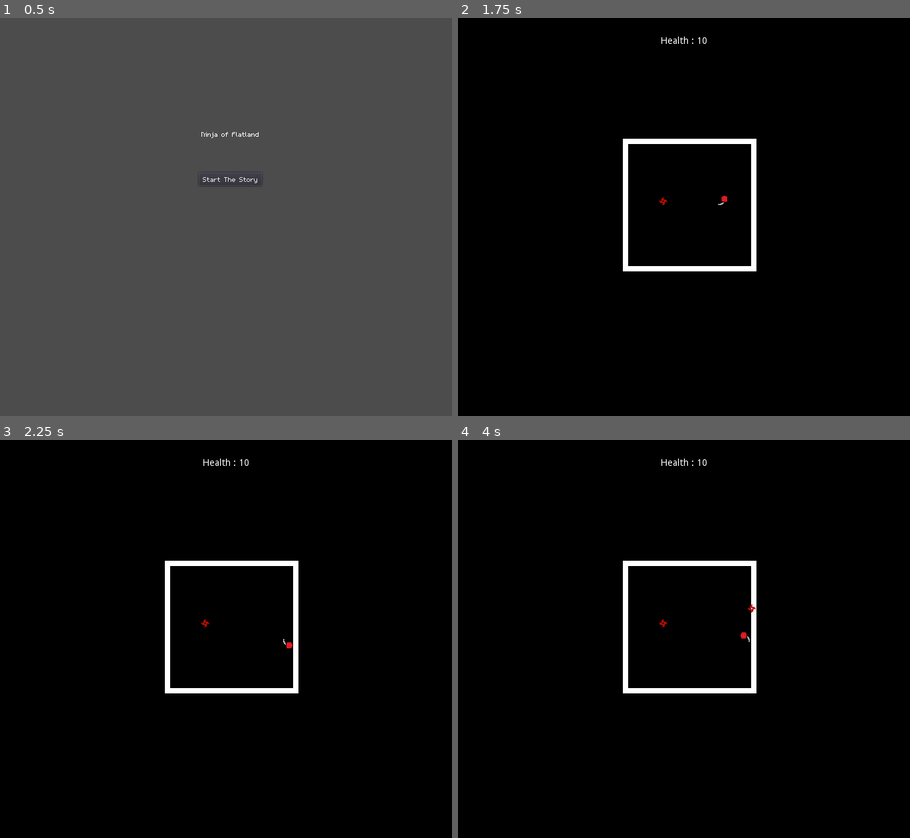
Above: before the commit, frames 1-4 (two rows, left to right).
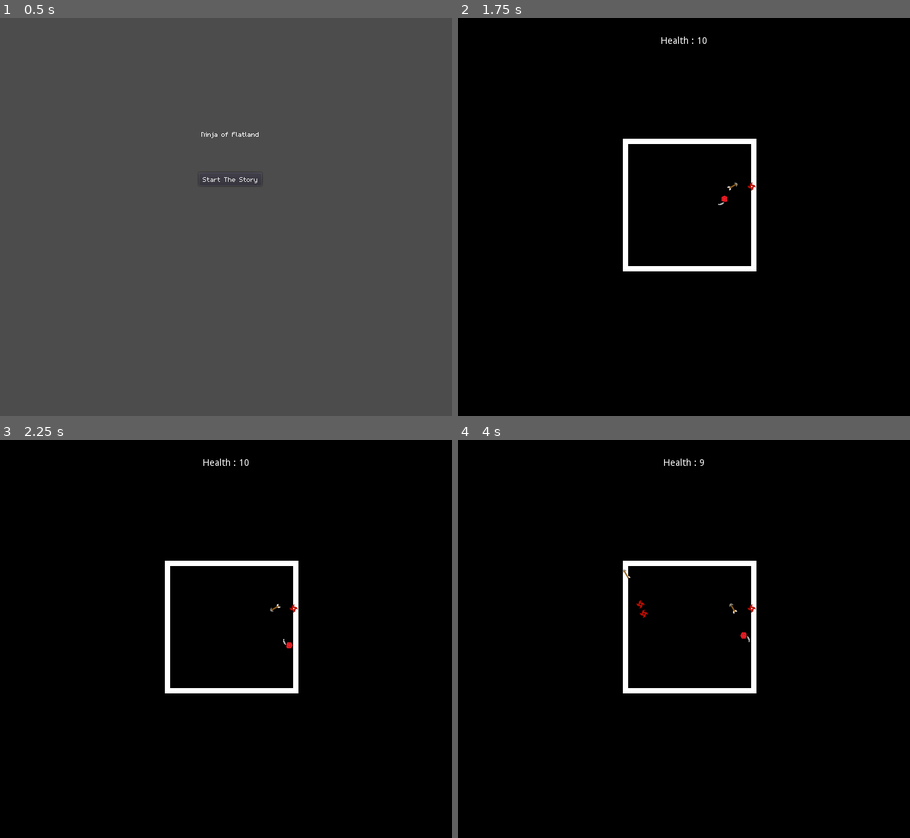
Above: after the commit, the same moments.

Repository: bsu-cs315/Final_Project_Group5
Game: Godot game, scene res://Scenes/TitleScreen.tscn
The game is run twice, just before and just after one commit, with the same random seed, the same clock (stepped at 60 frames per second) and the same inputs.
Inputs:
- Up to frame 1 (0.5 s): no input
- Up to frame 2 (1.75 s): click "Start The Story" at 0.5 s; tap Enter at 1.25 s; hold Right (move_right) from 1.28 s (still down); tap R (reAwaken) at 1.35 s
- Up to frame 3 (2.25 s): tap Space at 2 s; release Right (move_right) at 2.03 s; hold Down (move_down) from 2.03 s (still down); tap R (reAwaken) at 2.1 s
- Up to frame 4 (4 s): release Down (move_down) at 2.78 s; hold Right (move_right) 2.78-3.53 s; tap R (reAwaken) at 2.85, 3.6 s; hold Up (move_up) from 3.53 s (still down)

Frame 1 is identical in both runs. In frame 2, less than 0.1% of the frame differs, in the area x 44-66%, y 41-48%; in frame 3, less than 0.1%; in frame 4, 0.2%, in the area x 36-62%, y 4-48%.

Commit message:
Add arrow bullet and wave skeletons

Diff:
--- a/project/Player.gd
+++ b/project/Player.gd
@@ -49,13 +49,10 @@
 		if _invulnerabilityTimer <= 0:
 			playerSound.playing = true
 			health = health - 1
-			print("Player HP: " + str(health))
 			_invulnerabilityTimer = _invulnerabilityPeriod  # Initiates the player invulnerability time. Length of invulnerability is handled in _process()
 			_invulnerabilityFlashTimer = _invulnerabilityFlashPeriod
 			connect("playerDamaged", area, "bulletRemovalTrigger")  # connects to the specific bullet that damaged the player
 			emit_signal("playerDamaged")  # sends bullet removal signal to the bullet that did damage
-		else:
-			print("Still invulnerable!")
 		if(health == 0):
 			get_tree().change_scene("res://Scenes/ReAwakening.tscn")
 	else:
--- a/project/AreaBullet.tscn
+++ b/project/Scenes/Bullets/AreaBullet.tscn
@@ -1,7 +1,7 @@
 [gd_scene load_steps=4 format=2]
 
 [ext_resource path="res://sprites/blue_pixel_new.png" type="Texture" id=1]
-[ext_resource path="res://AreaBullet.gd" type="Script" id=2]
+[ext_resource path="res://Scenes/Bullets/AreaBullet.gd" type="Script" id=2]
 
 [sub_resource type="RectangleShape2D" id=1]
 extents = Vector2( 2, 3 )
--- a/project/ThrowingStar.gd
+++ b/project/Scenes/Bullets/Arrow.gd
@@ -3,6 +3,7 @@
 func _ready():
 	self.position.x = rand_range(250, 450)
 	self.position.y = rand_range(200, 300)
+
 
 func _process(delta):
 	rotation_degrees =  rotation_degrees + (-delta * 360)
--- a/project/ThrowingStar.tscn
+++ b/project/Scenes/Bullets/Arrow.tscn
@@ -1,12 +1,12 @@
 [gd_scene load_steps=4 format=2]
 
-[ext_resource path="res://sprites/shuriken.png" type="Texture" id=1]
-[ext_resource path="res://ThrowingStar.gd" type="Script" id=2]
+[ext_resource path="res://sprites/arrow.png" type="Texture" id=1]
+[ext_resource path="res://Scenes/Bullets/Arrow.gd" type="Script" id=2]
 
 [sub_resource type="RectangleShape2D" id=1]
-extents = Vector2( 5, 5 )
+extents = Vector2( 8, 3.5 )
 
-[node name="ThrowingStar" type="Area2D" groups=["Bullets"]]
+[node name="Arrow" type="Area2D" groups=["Bullets"]]
 script = ExtResource( 2 )
 
 [node name="Sprite" type="Sprite" parent="."]
--- a/project/Bullet.tscn
+++ b/project/Scenes/Bullets/Bullet.tscn
@@ -1,7 +1,7 @@
 [gd_scene load_steps=4 format=2]
 
 [ext_resource path="res://sprites/blue_pixel.png" type="Texture" id=1]
-[ext_resource path="res://Bullet.gd" type="Script" id=2]
+[ext_resource path="res://Scenes/Bullets/Bullet.gd" type="Script" id=2]
 
 [sub_resource type="RectangleShape2D" id=1]
 extents = Vector2( 0.5, 0.5 )
--- /dev/null
+++ b/project/Scenes/Bullets/ThrowingStar.gd
@@ -0,0 +1,13 @@
+extends Area2D
+
+func _ready():
+	self.position.x = rand_range(250, 450)
+	self.position.y = rand_range(200, 300)
+
+
+func _process(delta):
+	rotation_degrees =  rotation_degrees + (-delta * 360)
+
+
+func bulletRemovalTrigger():
+	self.queue_free()
--- /dev/null
+++ b/project/Scenes/Bullets/ThrowingStar.tscn
@@ -0,0 +1,16 @@
+[gd_scene load_steps=4 format=2]
+
+[ext_resource path="res://sprites/shuriken.png" type="Texture" id=1]
+[ext_resource path="res://Scenes/Bullets/ThrowingStar.gd" type="Script" id=2]
+
+[sub_resource type="RectangleShape2D" id=1]
+extents = Vector2( 5, 5 )
+
+[node name="ThrowingStar" type="Area2D" groups=["Bullets"]]
+script = ExtResource( 2 )
+
+[node name="Sprite" type="Sprite" parent="."]
+texture = ExtResource( 1 )
+
+[node name="CollisionShape2D" type="CollisionShape2D" parent="."]
+shape = SubResource( 1 )
--- a/project/Scenes/Level2.tscn
+++ b/project/Scenes/Level2.tscn
@@ -3,9 +3,9 @@
 [ext_resource path="res://Player.tscn" type="PackedScene" id=1]
 [ext_resource path="res://HUD.tscn" type="PackedScene" id=2]
 [ext_resource path="res://BulletBoxWall.tscn" type="PackedScene" id=3]
-[ext_resource path="res://ThrowingStar.tscn" type="PackedScene" id=4]
+[ext_resource path="res://Scenes/Waves/WaveArrow.tscn" type="PackedScene" id=4]
 [ext_resource path="res://sprites/black_pixel.png" type="Texture" id=5]
-[ext_resource path="res://WaveShruiken.tscn" type="PackedScene" id=6]
+[ext_resource path="res://Scenes/Waves/WaveShruiken.tscn" type="PackedScene" id=6]
 [ext_resource path="res://Scenes/Level2.gd" type="Script" id=7]
 
 [node name="Level2" type="Node2D"]
@@ -20,9 +20,6 @@
 
 [node name="Player" parent="." instance=ExtResource( 1 )]
 position = Vector2( 330, 276 )
-
-[node name="ThrowingStar" parent="." instance=ExtResource( 4 )]
-position = Vector2( 40, 38 )
 
 [node name="Arena" type="Node2D" parent="."]
 __meta__ = {
@@ -44,3 +41,5 @@
 rotation = 1.5708
 
 [node name="WaveShruiken" parent="." instance=ExtResource( 6 )]
+
+[node name="WaveArrow" parent="." instance=ExtResource( 4 )]
--- a/project/Scenes/TitleScreen.gd
+++ b/project/Scenes/TitleScreen.gd
@@ -7,7 +7,6 @@
 	$TimePerLetter.start()
 	$Title.visible = false
 	$Start.visible = false
-	pass # Replace with function body.
 
 
 func _on_TimePerLetter_timeout():
--- /dev/null
+++ b/project/Scenes/Waves/WaveArrow.gd
@@ -0,0 +1,14 @@
+extends Node2D
+
+const bulletFactory = preload("res://Scenes/Bullets/Arrow.tscn")
+
+const _spawnInterval = 1
+var _spawnTimer = 0
+
+
+func _process(delta):
+	_spawnTimer = _spawnTimer + delta
+	if _spawnTimer >= _spawnInterval:
+		_spawnTimer = 0
+		var bullet = bulletFactory.instance()
+		self.add_child(bullet)
--- /dev/null
+++ b/project/Scenes/Waves/WaveArrow.tscn
@@ -0,0 +1,6 @@
+[gd_scene load_steps=2 format=2]
+
+[ext_resource path="res://Scenes/Waves/WaveArrow.gd" type="Script" id=1]
+
+[node name="WaveArrow" type="Node2D"]
+script = ExtResource( 1 )
--- a/project/WaveShruiken.gd
+++ b/project/Scenes/Waves/WaveShruiken.gd
@@ -1,14 +1,13 @@
 extends Node2D
-const bulletFactory = preload("res://ThrowingStar.tscn")
+const bulletFactory = preload("res://Scenes/Bullets/ThrowingStar.tscn")
 
-const _spawnInterval = 3
+const _spawnInterval = 1
 var _spawnTimer = 0
 
-# Called every frame. 'delta' is the elapsed time since the previous frame.
+
 func _process(delta):
 	_spawnTimer = _spawnTimer + delta
 	if _spawnTimer >= _spawnInterval:
-		print("time to spawn a bullet!")
 		_spawnTimer = 0
 		var bullet = bulletFactory.instance()
 		self.add_child(bullet)
--- a/project/WaveShruiken.tscn
+++ b/project/Scenes/Waves/WaveShruiken.tscn
@@ -1,6 +1,6 @@
 [gd_scene load_steps=2 format=2]
 
-[ext_resource path="res://WaveShruiken.gd" type="Script" id=1]
+[ext_resource path="res://Scenes/Waves/WaveShruiken.gd" type="Script" id=1]
 
 [node name="WaveShruiken" type="Node2D"]
 script = ExtResource( 1 )
--- a/project/Scenes/World.gd
+++ b/project/Scenes/World.gd
@@ -1,25 +1,26 @@
 extends Node2D
 
 var timeCount := 0
-onready var player = get_child(3)
-onready var _HUD = get("res://HUD.tscn")
+onready var player = get_node("Player")
+onready var _HUD = get_node("HUD")
 
 func _ready():
 	randomize()
 	$TimeLeft.start()
 	$TimeCounter.start()
 
+
 func _process(_delta):
 	position.x = get_viewport_rect().size.x/6
 	if($TimeLeft.time_left >= 0):
-		$HUD/Label.text = "Time Left: " + str(int($TimeLeft.time_left)) + "\nScore: " + str(timeCount) + "\n Health : " + str(player.health)
+		_HUD.get_node("Label").text = "Time Left: " + str(int($TimeLeft.time_left)) + "\nScore: " + str(timeCount) + "\n Health : " + str(player.health)
+
 
 func _on_TimeLeft_timeout():
 	timeCount = timeCount + (100 * player.health)
 	$TimeCounter.stop()
-	#win Screen or next Scene
-	pass
+	# win Screen or next Scene
+
 
 func _on_TimeCounter_timeout():
 	timeCount += 10
-	pass # Replace with function body.
--- a/project/Scenes/World.tscn
+++ b/project/Scenes/World.tscn
@@ -3,11 +3,11 @@
 [ext_resource path="res://Player.tscn" type="PackedScene" id=1]
 [ext_resource path="res://sprites/Grass.png" type="Texture" id=2]
 [ext_resource path="res://Scenes/World.gd" type="Script" id=3]
-[ext_resource path="res://AreaBullet.tscn" type="PackedScene" id=4]
+[ext_resource path="res://Scenes/Bullets/AreaBullet.tscn" type="PackedScene" id=4]
 [ext_resource path="res://Barrier.tscn" type="PackedScene" id=5]
 [ext_resource path="res://HUD.tscn" type="PackedScene" id=6]
 [ext_resource path="res://Scenes/PauseMenu.tscn" type="PackedScene" id=7]
-[ext_resource path="res://ThrowingStar.tscn" type="PackedScene" id=8]
+[ext_resource path="res://Scenes/Bullets/ThrowingStar.tscn" type="PackedScene" id=8]
 
 [node name="World" type="Node2D"]
 script = ExtResource( 3 )
Renamed: project/AreaBullet.gd -> project/Scenes/Bullets/AreaBullet.gd
Renamed: project/Bullet.gd -> project/Scenes/Bullets/Bullet.gd
Binary file added: project/sprites/arrow.png
